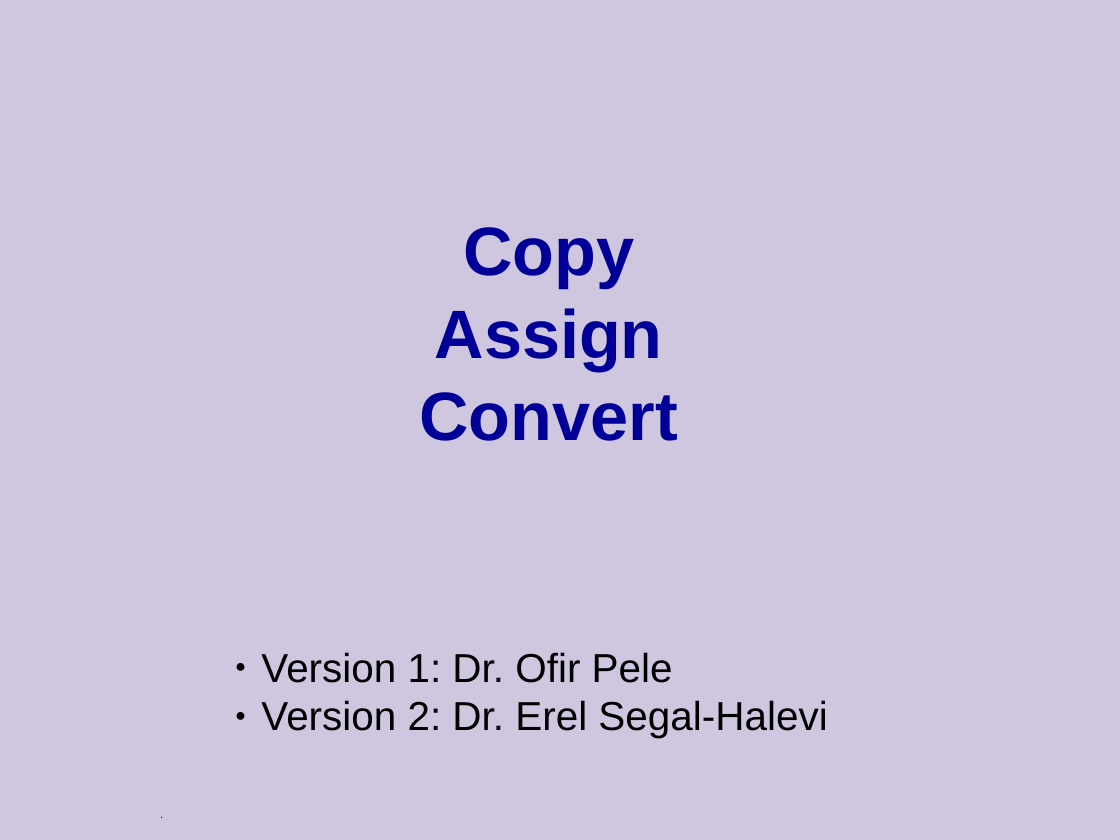
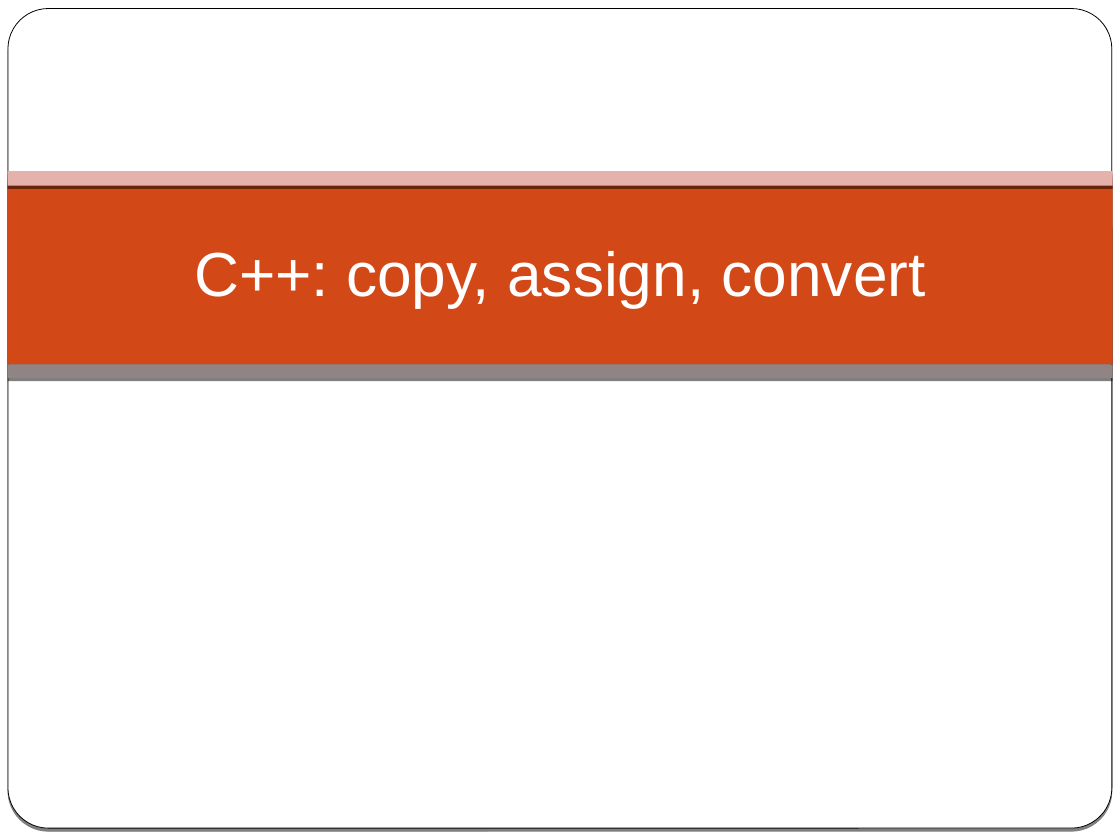
Before and after one commit to cpp-at-ariel/cpp-5779, a slide deck: slide 1 of 05-copy-convert/slides.odp. Drawn at 1120x840 pixels with LibreOffice and Linux fonts; fonts in the diff are those of the drawing. Boxes give left, top, right and bottom in pixels: in the first picture for what was removed or moved away, otherwise in the second. Text is boxed around its words. In the diff, an @@ line names an element or a change of style, - is before the commit and + after.

```diff
--- a/05-copy-convert/slides.odp
+++ b/05-copy-convert/slides.odp
@@ background #CEC7DF to gradient #000000 to #FFFFFF @@
@@ rectangle added at <box>0,0,1120,840</box>, fill #FFFFFF @@
@@ rounded rectangle added at <box>8,9,1112,829</box>, fill #FFFFFF, outline #000000 0.51 pt @@
@@ rectangle added at <box>8,178,1113,365</box>, fill #D34817 @@
@@ rectangle added at <box>8,171,1113,186</box>, fill #E5B1AB @@
@@ title at <box>194,251,926,307</box>: text changed; size 44 to 40 pt; text colour #000099 to #FFFFFF; bold off @@
-Copy
-Assign
-Convert
+C++: copy, assign, convert
@@ rectangle added at <box>8,365,1113,379</box>, fill #918485 @@
@@ text removed at <box>261,652,827,738</box> @@
-● Version 1: Dr. Ofir Pele
-● Version 2: Dr. Erel Segal-Halevi
@@ text removed at <box>0,784,324,840</box> @@
-.
```
Also in this commit, not shown: 7 other slides changed, 3 slides removed, 13 other files.
